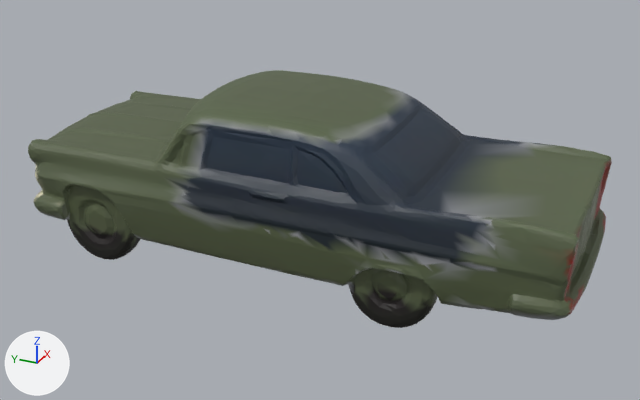
The glTF model public/assets/models/vehicles/vintage_lod1.glb, before and after one commit.
Both versions are drawn from a 50 mm camera at (-256.7, -122.4, 152.3) aimed at (0.5, -6.7, 23.7). The lights are fixed; the arrows at lower left show +X, +Y and +Z. The older version comes first. Where no turn or scale is listed for an object, it has been applied to the vertices. Vertices at exactly the same position are counted once.

In view in the first picture: 'geometry_0'.
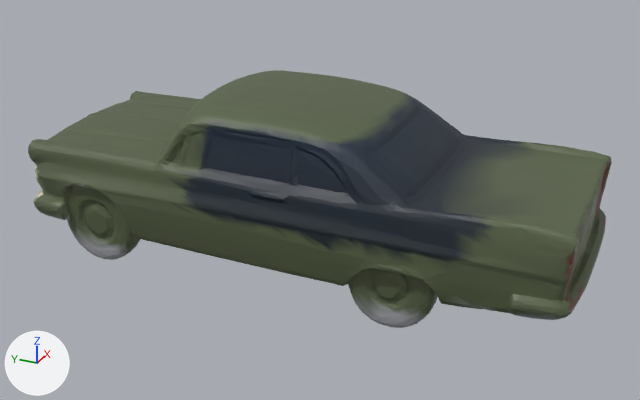
Boxes [x1, y1, x2, y2] around the edits, measured in the pictures (640 x 400 px):
part 1 of me_geometry_0, recoloured: [65, 90, 612, 328] in both
part 2 of me_geometry_0, recoloured: [133, 87, 557, 313] in both

The change in detail:
me_geometry_0 has 8535 vertices, 17097 faces and spans x -37.0..41.0, y -101.0..97.0, z 0.0..62.0.
me_geometry_0 is used by ob_geometry_0; location (0.0, 0.0, 0.0).
me_geometry_0 part 1: 4502 faces centred in x -36.0..40.0, y -100.0..93.0, z 0.0..59.0 are repainted in the vertex colours; the middle colour stays dark blue #1c2a38.
me_geometry_0 part 2: 4048 faces centred in x -36.0..40.0, y -100.0..95.0, z 8.0..59.0 are repainted in the vertex colours; the middle colour goes from grey #9c9fa3 to dark green #535d42.
